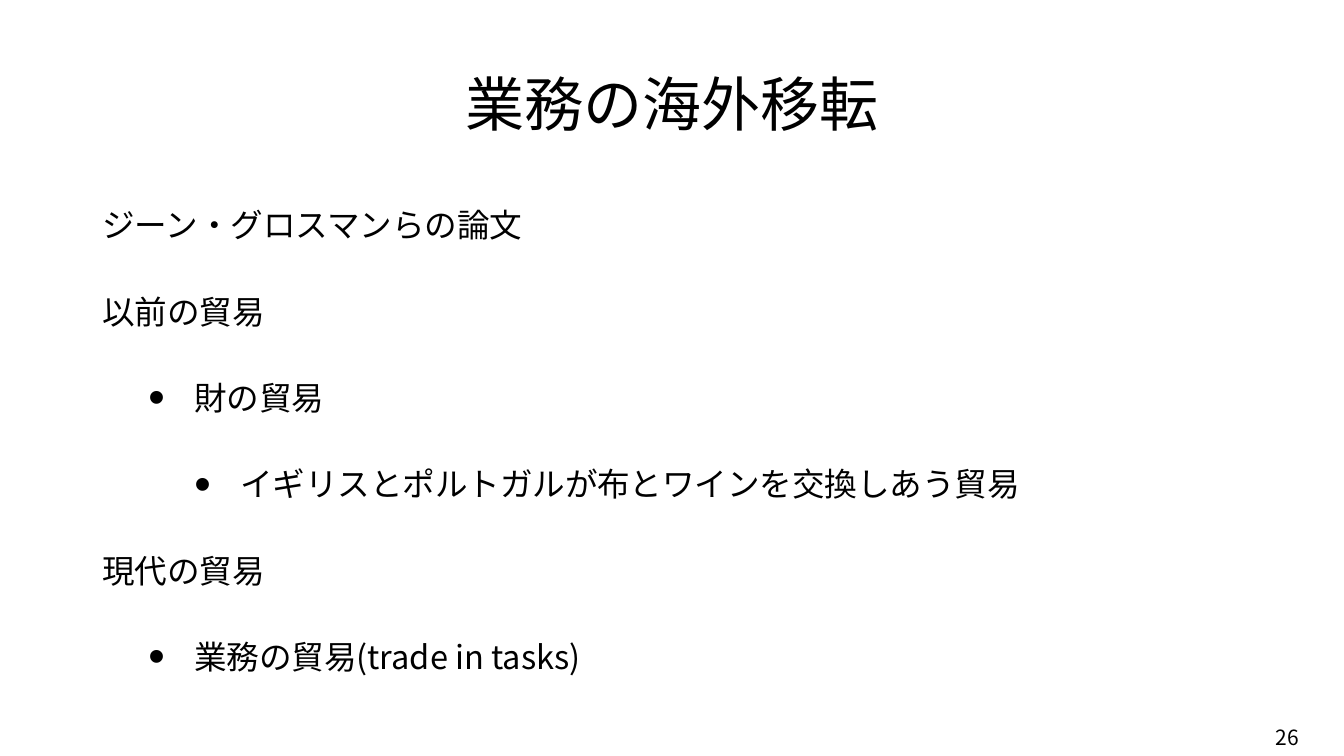
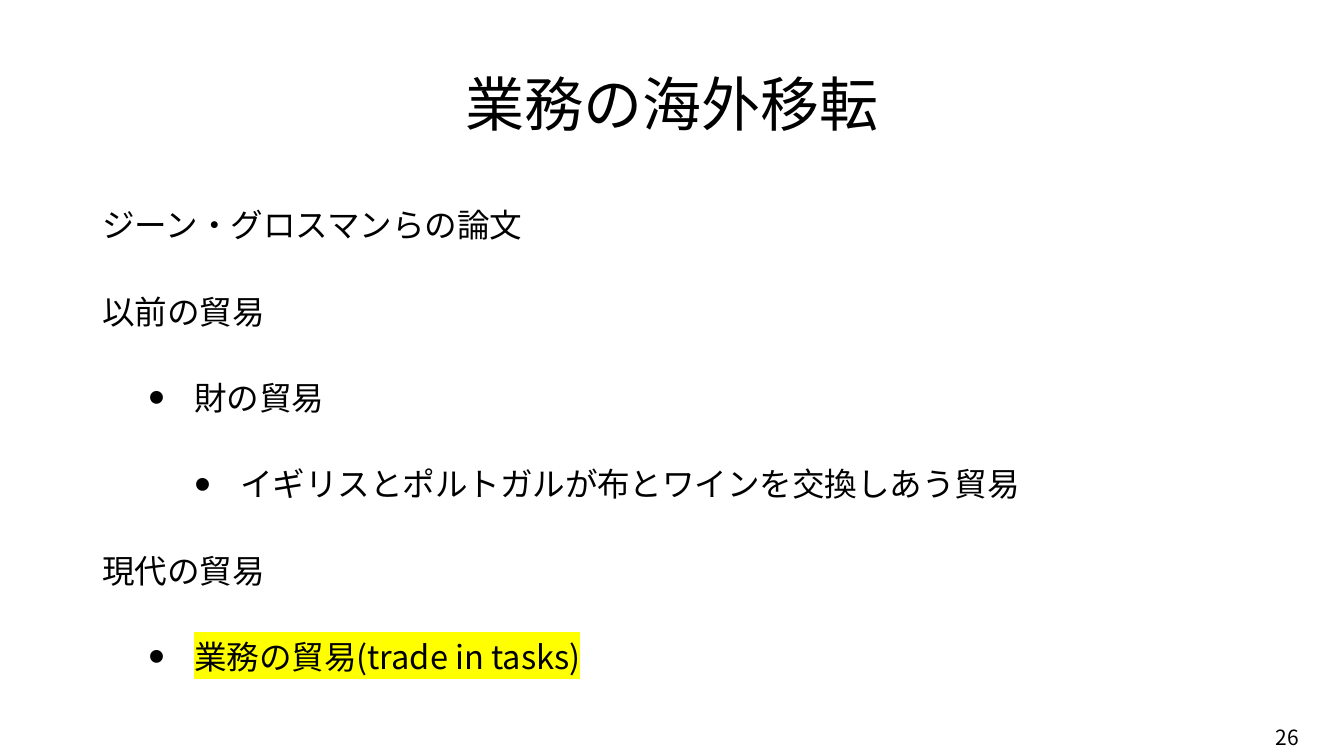
Before and after one commit to ayumu-tanaka/mof, a slide deck: slide 26 of slides/03企業のグローバル化.pptx. Drawn at 1344x756 pixels with LibreOffice and Linux fonts; fonts in the diff are those of the drawing. Boxes give left, top, right and bottom in pixels: in the first picture for what was removed or moved away, otherwise in the second. Text is boxed around its words. In the diff, an @@ line names an element or a change of style, - is before the commit and + after.

```diff
--- a/slides/03企業のグローバル化.pptx
+++ b/slides/03企業のグローバル化.pptx
@@ text at (194,641,580,675): highlight none to #FFFF00 in "業務の貿易(trade in tasks)" @@
```
Also in this commit, not shown: 8 other slides changed, 10 other files.
